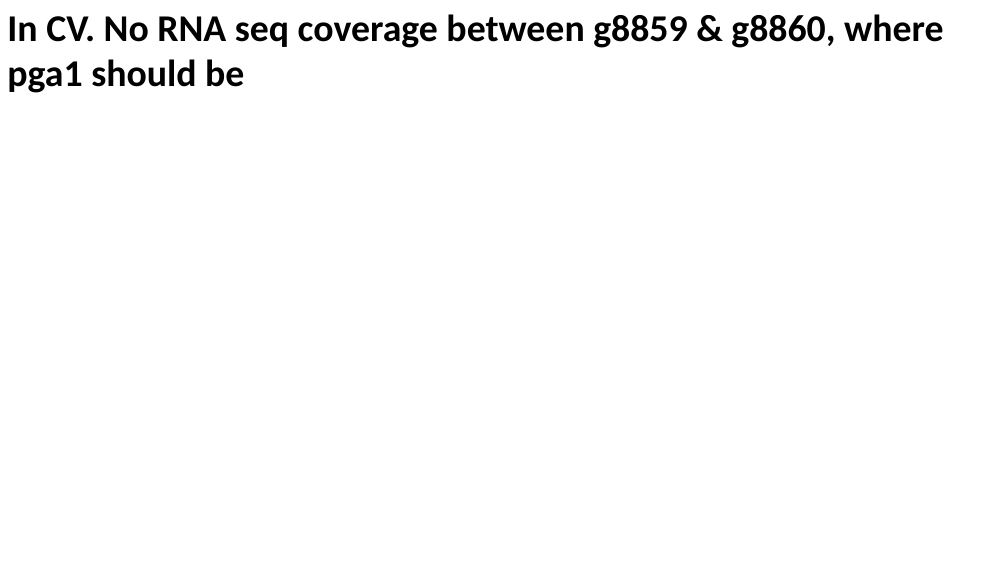
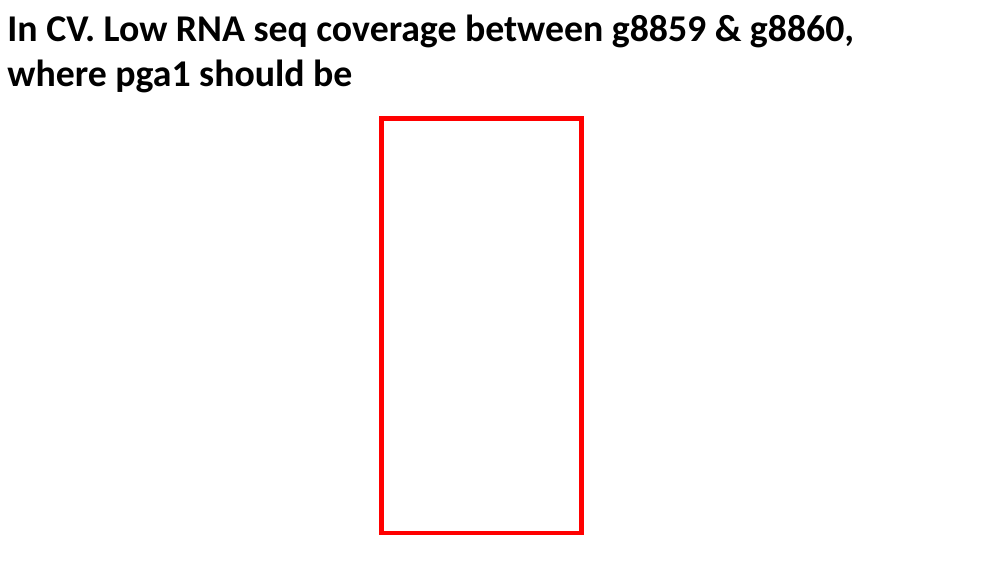
Before and after one commit to jyw-atgithub/fish-genome, a slide deck: slide 14 of synteny.pptx (slide 7 before the commit). Drawn at 1008x567 pixels with LibreOffice and Linux fonts; fonts in the diff are those of the drawing; background and template pictures are left out. Boxes give left, top, right and bottom in pixels: in the first picture for what was removed or moved away, otherwise in the second. Text is boxed around its words. In the diff, an @@ line names an element or a change of style, - is before the commit and + after.

```diff
--- a/synteny.pptx
+++ b/synteny.pptx
@@ text at box(7, 14, 854, 93): text changed @@
-In CV. No RNA seq coverage between g8859 & g8860, where pga1 should be
+In CV. Low RNA seq coverage between g8859 & g8860, where pga1 should be
@@ rectangle added at box(381, 119, 582, 533), outline #FF0000 4.5 pt @@
```
Also in this commit, not shown: 8 other slides changed, 11 slides added, 4 other files.
